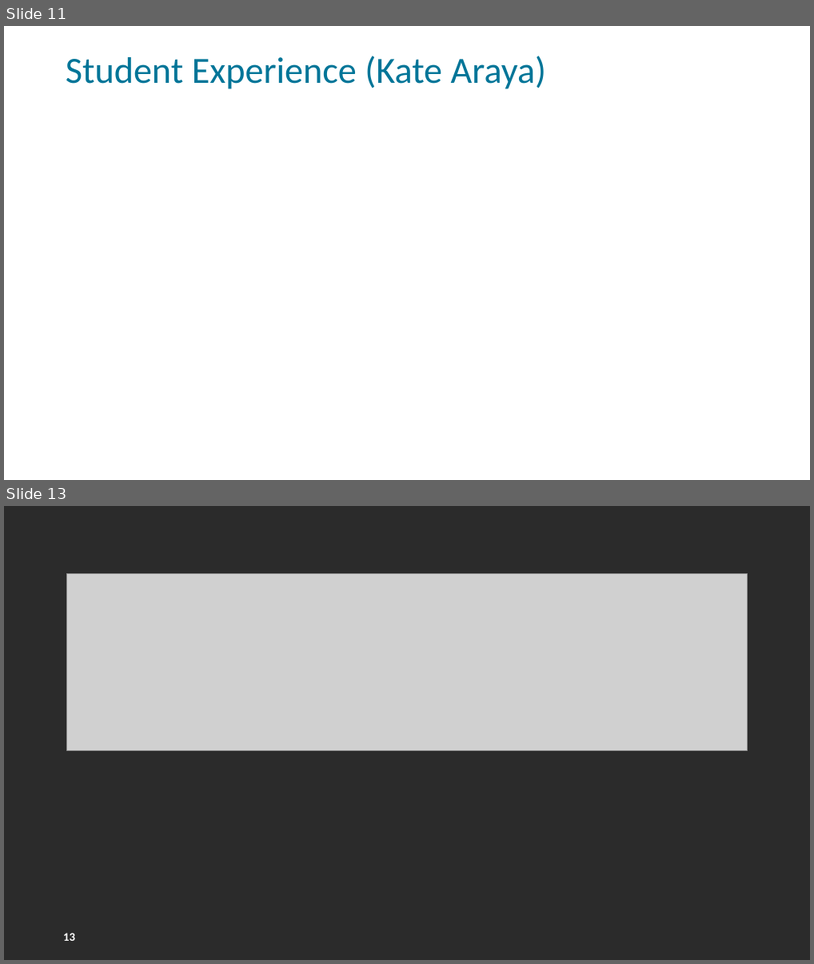
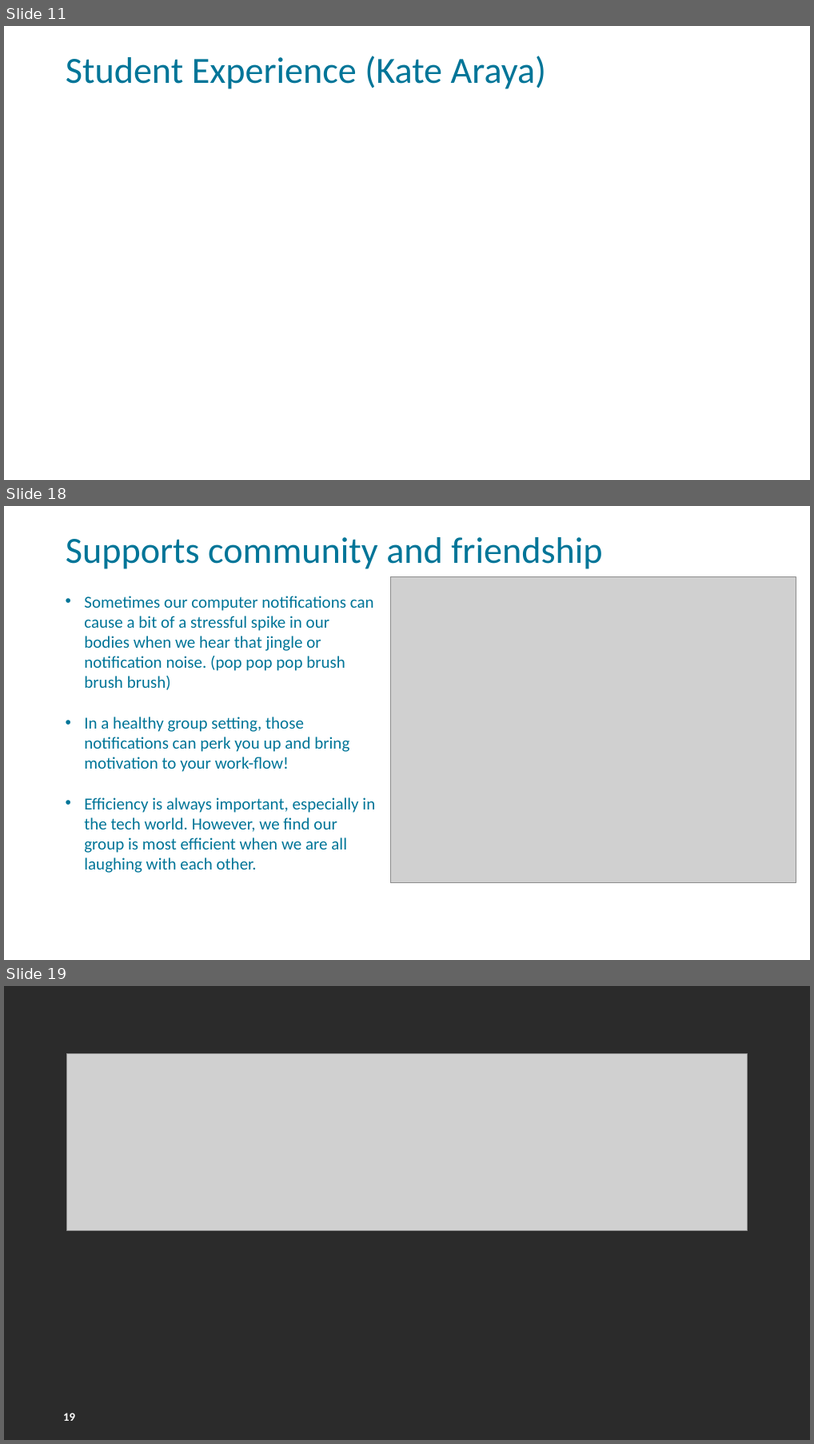
Before and after one commit to FSCJ-FacultyDev/HITEC2024, a slide deck: LeveragingSlackForStudentCollaboration.pptx. Shown one above the other, each under a label of ours: slides 11 and 13 before the commit, slides 11, 18 and 19 after it; the slides between them are not shown. The pictures are 814x964 and 814x1444 pixels, drawn with LibreOffice and Linux fonts; fonts in the diff are those of the drawing; grey boxes stand for pictures; background and template pictures are left out; a plain dark background stands for a picture behind light text. Boxes give left, top, right and bottom in pixels: in the first picture for what was removed or moved away, otherwise in the second. Text is boxed around its words. In the diff, an @@ line names an element or a change of style, - is before the commit and + after.

```diff
--- a/LeveragingSlackForStudentCollaboration.pptx
+++ b/LeveragingSlackForStudentCollaboration.pptx
@@ slide 18 added at [4, 506, 810, 960], background picture (left out); not listed: 1 template element that a slide beside it also shows @@
@@ title added at [66, 537, 602, 569], 44 pt, text #007598 @@
+Supports community and friendship
@@ picture added at [391, 576, 797, 882] @@
@@ text added at [84, 596, 375, 872], 20 pt, text #007598 @@
+• Sometimes our computer notifications can cause a bit of a stressful spike in our bodies when we hear that jingle or notification noise. (pop pop pop brush brush brush)
+• In a healthy group setting, those notifications can perk you up and bring motivation to your work-flow!
+• Efficiency is always important, especially in the tech world. However, we find our group is most efficient when we are all laughing with each other.
@@ what was slide 13 is now slide 19 @@
@@ page number at [63, 1412, 75, 1420]: text changed @@
-13
+19
```
Also in this commit, not shown: 6 other slides added, 1 slide removed.
